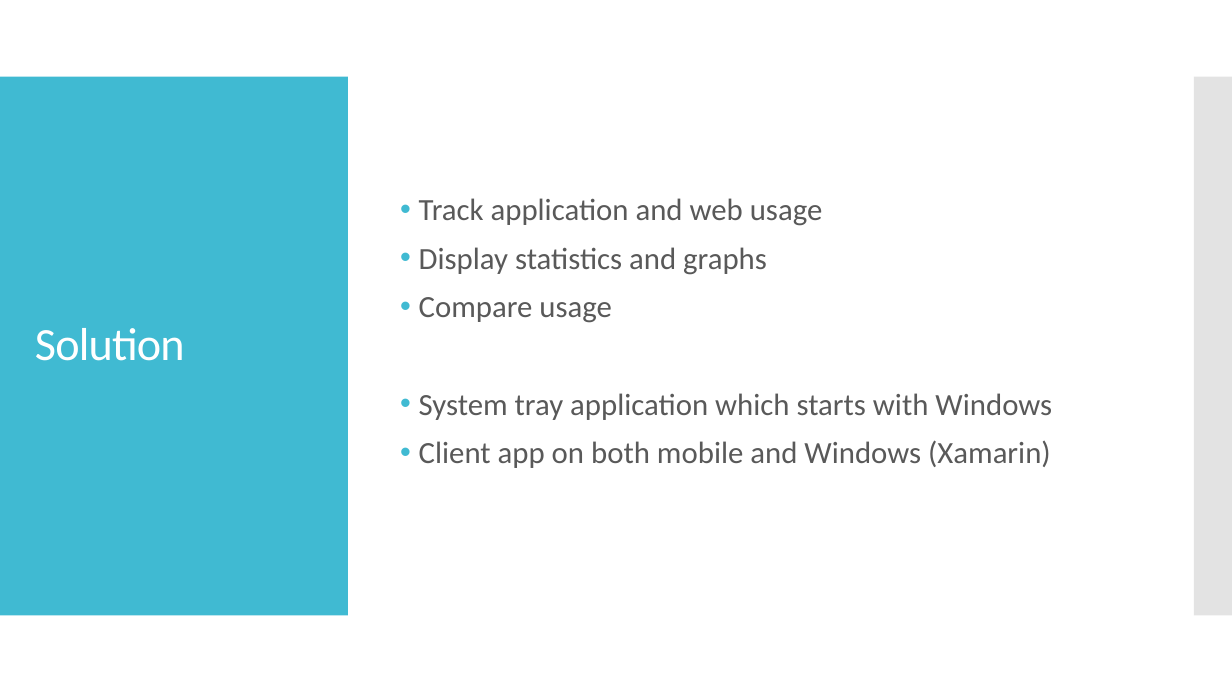
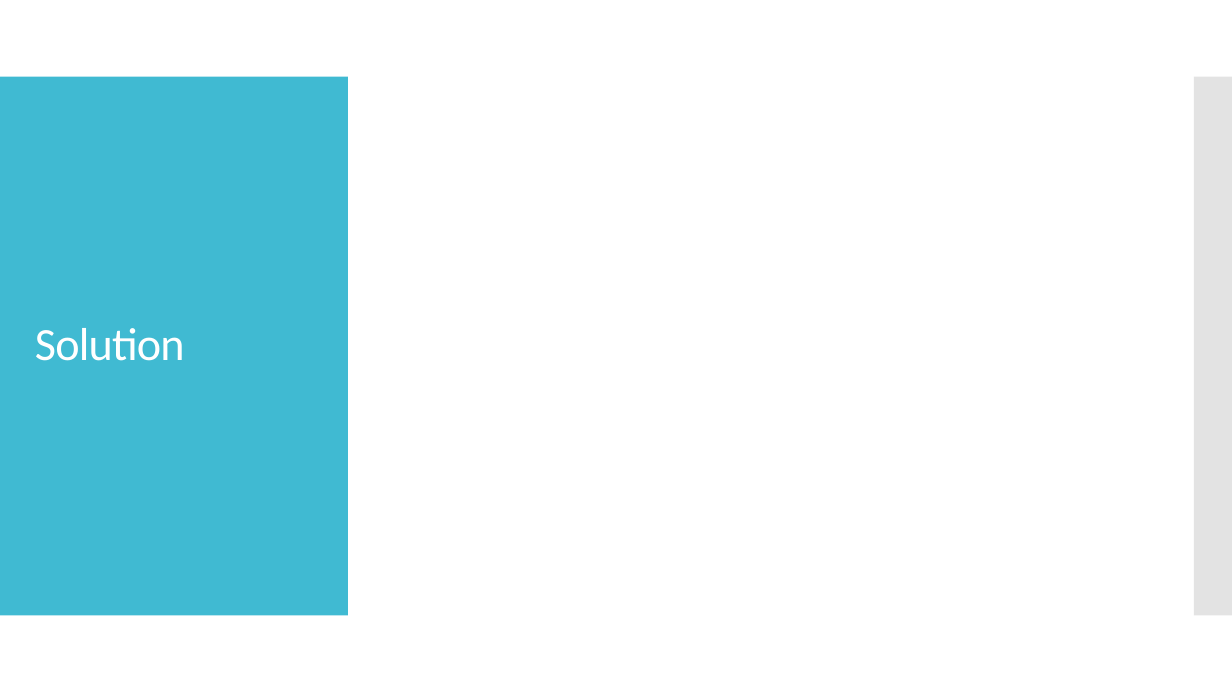
Before and after one commit to SaviMohan/Timekeeper, a slide deck: slide 4 of Planning/Timekeeper.pptx. Drawn at 1232x693 pixels with LibreOffice and Linux fonts; fonts in the diff are those of the drawing. Boxes give left, top, right and bottom in pixels: in the first picture for what was removed or moved away, otherwise in the second. Text is boxed around its words. In the diff, an @@ line names an element or a change of style, - is before the commit and + after.

```diff
--- a/Planning/Timekeeper.pptx
+++ b/Planning/Timekeeper.pptx
@@ text removed at (419, 198, 1052, 468) @@
-• Track application and web usage
-• Display statistics and graphs
-• Compare usage
-• System tray application which starts with Windows
-• Client app on both mobile and Windows (Xamarin)
```
Also in this commit, not shown: 2 other slides changed, 6 slides added, 6 slides removed, 1 other file.
